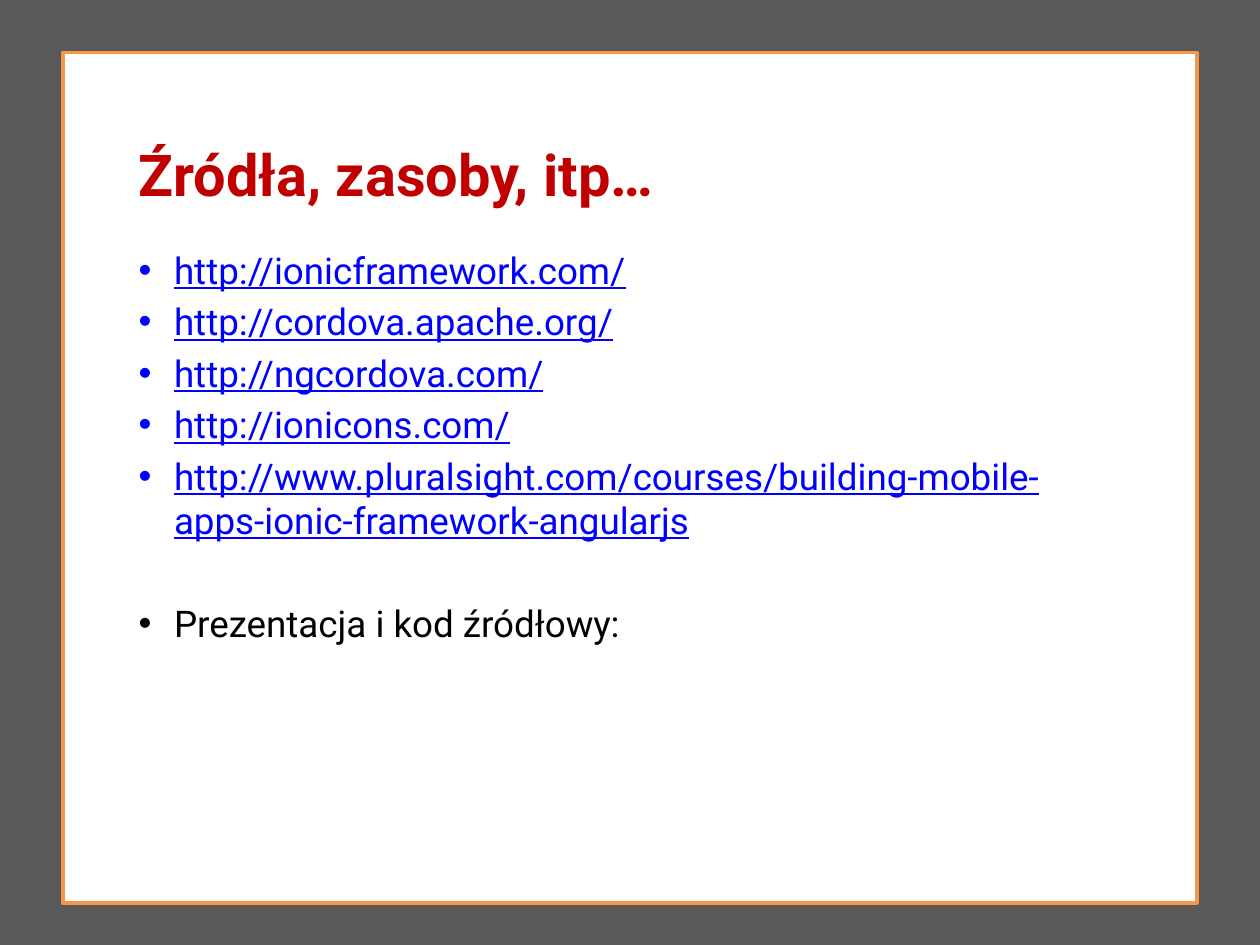
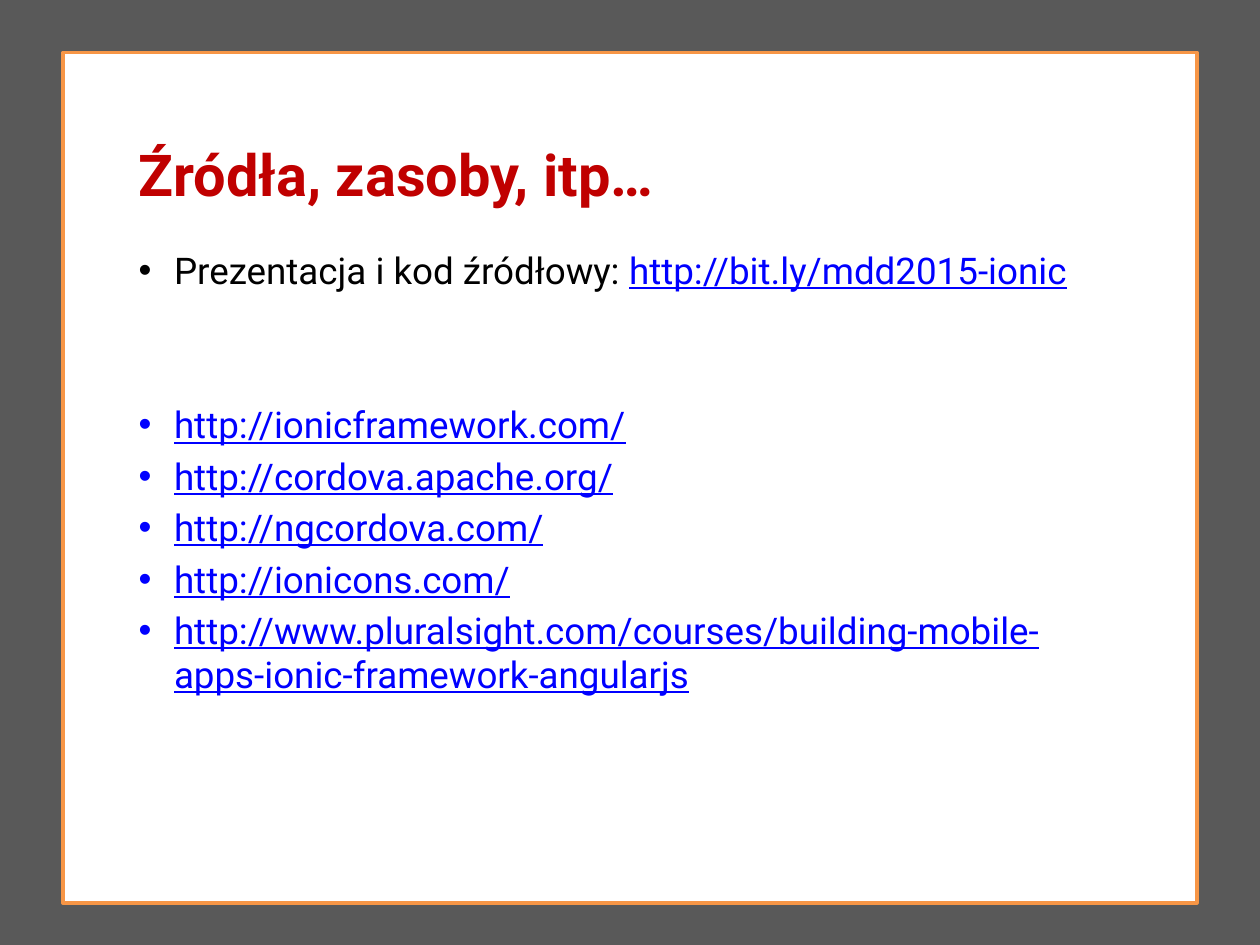
Before and after one commit to kubawalinski/mobiledeveloperdays2015-ionic, a slide deck: slide 17 of Mobile DeveloperDays 2015 - Ionic Framework.pptx. Drawn at 1260x945 pixels with LibreOffice and Linux fonts; fonts in the diff are those of the drawing; background and template pictures are left out. Boxes give left, top, right and bottom in pixels: in the first picture for what was removed or moved away, otherwise in the second. Text is boxed around its words. In the diff, an @@ line names an element or a change of style, - is before the commit and + after.

Commit message:
Updated with bit.ly address.

```diff
--- a/Mobile DeveloperDays 2015 - Ionic Framework.pptx
+++ b/Mobile DeveloperDays 2015 - Ionic Framework.pptx
@@ text at (174,256,1066,292): paragraph added @@
+• Prezentacja i kod źródłowy: http://bit.ly/mdd2015-ionic
@@ text at (174,609,620,645): paragraph removed @@
-• Prezentacja i kod źródłowy:
```
